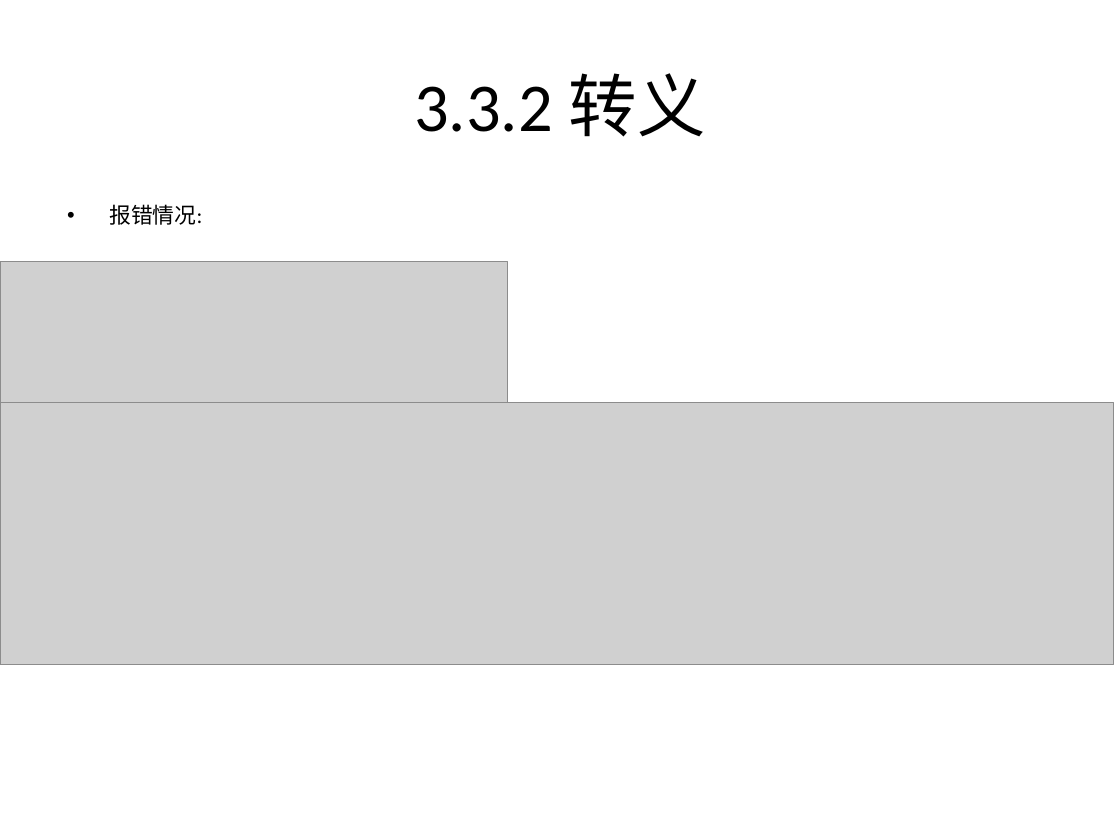
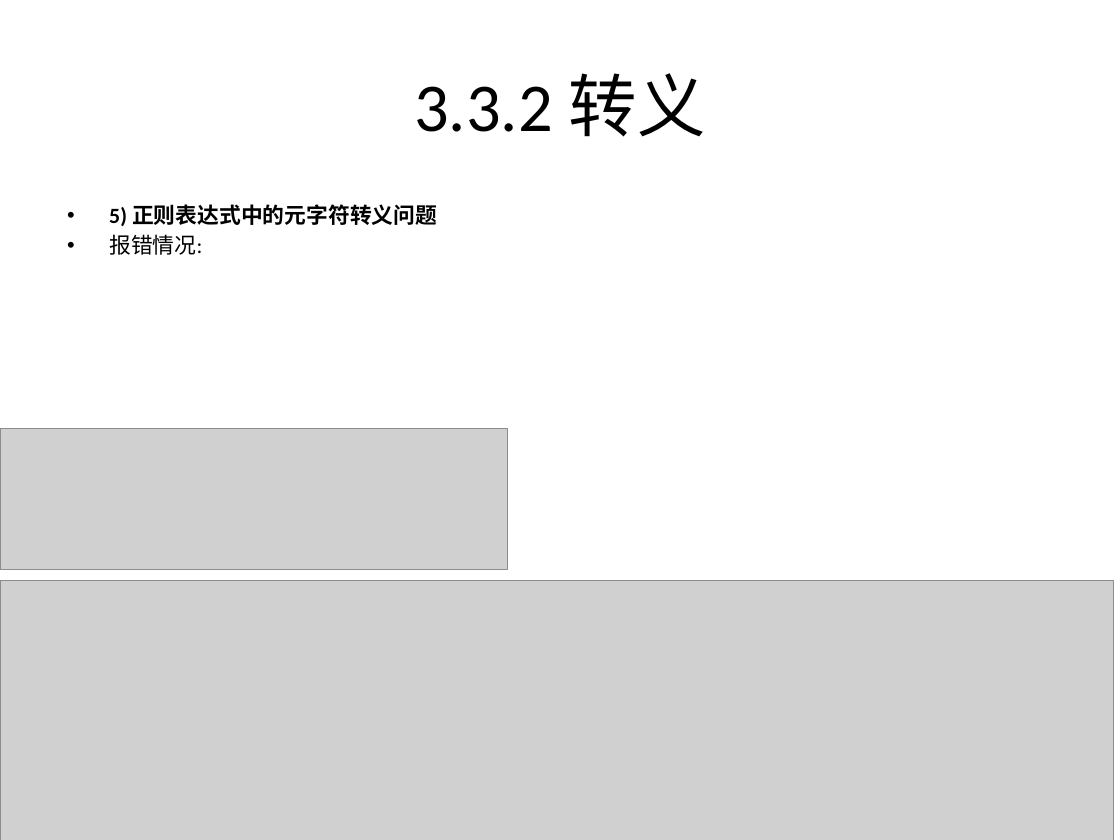
Before and after one commit to rayallen20/regularExpressions, a slide deck: slide 15 of 《PHP核心技术与最佳实践》第3章--正则表达式基础与应用/3.3 正则表达式匹配规则.pptx. Drawn at 1120x840 pixels with LibreOffice and Linux fonts; fonts in the diff are those of the drawing; grey boxes stand for pictures. Boxes give left, top, right and bottom in pixels: in the first picture for what was removed or moved away, otherwise in the second. Text is boxed around its words. In the diff, an @@ line names an element or a change of style, - is before the commit and + after.

Commit message:
3.3.2 转义完成 3.3.3反义完成

```diff
--- a/《PHP核心技术与最佳实践》第3章--正则表达式基础与应用/3.3 正则表达式匹配规则.pptx
+++ b/《PHP核心技术与最佳实践》第3章--正则表达式基础与应用/3.3 正则表达式匹配规则.pptx
@@ text at bbox=[109, 204, 437, 226]: paragraph added @@
+• 5) 正则表达式中的元字符转义问题
@@ picture: place and size @@
-picture at bbox=[0, 261, 507, 402]
+picture at bbox=[0, 429, 507, 570]
@@ picture: place and size @@
-picture at bbox=[0, 402, 1114, 664]
+picture at bbox=[0, 581, 1114, 840]
```
Also in this commit, not shown: 2 other slides changed, 7 slides added, 3 other files.
